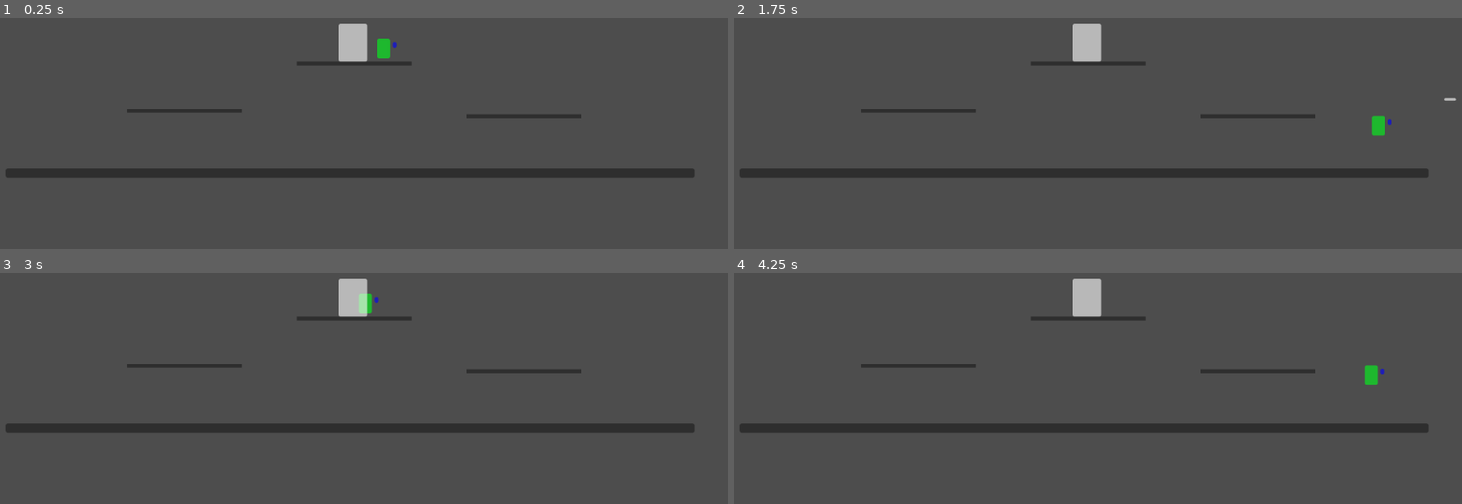
Above: before the commit, frames 1-4 (two rows, left to right).
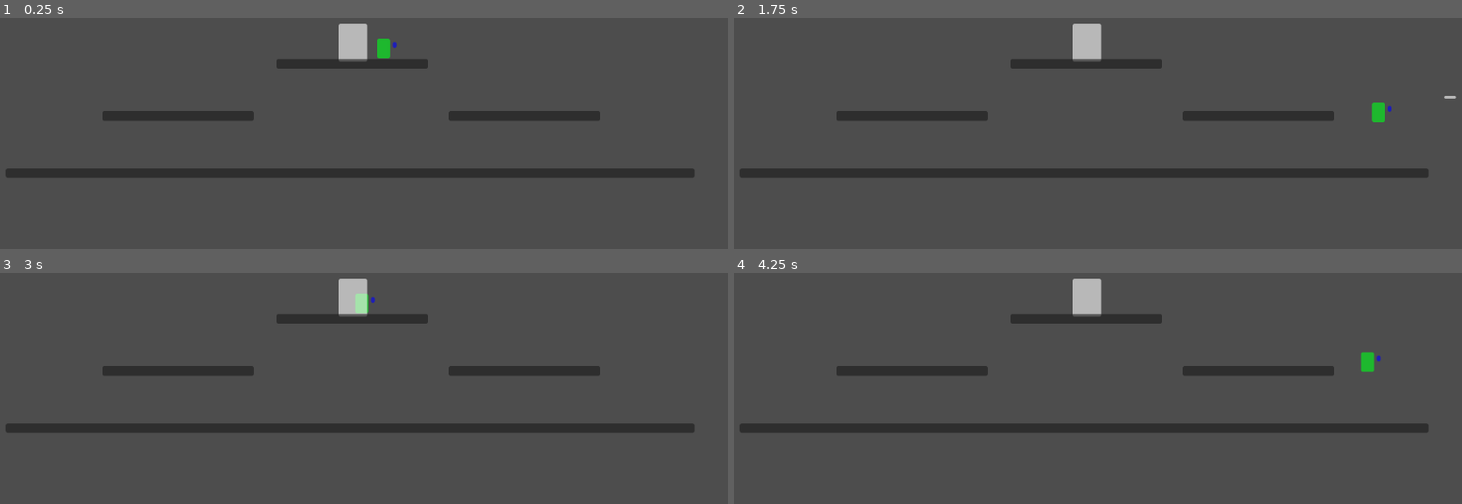
Above: after the commit, the same moments.

Repository: Wherritt/CaptainGameJam
Game: Godot game, scene res://Main.tscn
The game is run twice, just before and just after one commit, with the same random seed, the same clock (stepped at 60 frames per second) and the same inputs.
Inputs:
- Up to frame 1 (0.25 s): no input
- Up to frame 2 (1.75 s): tap Enter (ui_accept) at 0.5, 0.77, 1.52 s; hold Right (ui_right) from 0.53 s (still down)
- Up to frame 3 (3 s): release Right (ui_right) at 2.03 s; hold Left (ui_left) 2.03-2.78 s; hold Right (ui_right) from 2.78 s (still down)
- Up to frame 4 (4.25 s): keep holding Right (ui_right); tap Enter (ui_accept) at 3.02, 3.77 s

The runs differ from the first frame. In frame 1, 1.9% of the frame differs, in the area x 14-83%, y 17-45%; in frame 2, 2.2%; in frame 3, 2.0%; in frame 4, 2.2%, in the area x 14-90%, y 17-49%.

Commit message:
fixed one way plats. added fly enemy hit/fly-away. removed wear hat timer

Diff:
--- a/Enemy1/Enemy1Movement.gd
+++ b/Enemy1/Enemy1Movement.gd
@@ -24,10 +24,9 @@
 		health_hat
 	]
 
-	if randf() < 0.5:
-		var random_hat = randi() % hats.size()
-		hat_instance = hats[random_hat].instantiate()
-		$hat_point.add_child(hat_instance)
+	var random_hat = randi() % hats.size()
+	hat_instance = hats[random_hat].instantiate()
+	$hat_point.add_child(hat_instance)
 
 	call_deferred("check_spawn_position")
 
@@ -41,7 +40,7 @@
 func _process(delta):
 	#add gravity and move
 	if not is_on_floor():
-		position.y += 300 * delta
+		position.y += 250 * delta
 	#move enemy horizontally
 	elif is_on_floor():
 		position.x += direction * SPEED * delta
--- a/Enemy1/enemy_1.tscn
+++ b/Enemy1/enemy_1.tscn
@@ -46,6 +46,4 @@
 [node name="hat_point" type="Marker2D" parent="."]
 position = Vector2(0, -40)
 
-[connection signal="input_event" from="." to="." method="_on_input_event"]
-[connection signal="body_entered" from="DamageEmit" to="." method="_on_damage_emit_body_entered"]
 [connection signal="body_entered" from="DamageEmit" to="DamageEmit" method="_on_body_entered"]
--- a/Main.tscn
+++ b/Main.tscn
@@ -9,7 +9,10 @@
 [sub_resource type="WorldBoundaryShape2D" id="WorldBoundaryShape2D_0wgd2"]
 
 [sub_resource type="RectangleShape2D" id="RectangleShape2D_1w8v2"]
-size = Vector2(877, 28)
+size = Vector2(877, 10.6667)
+
+[sub_resource type="RectangleShape2D" id="RectangleShape2D_y4kki"]
+size = Vector2(232, 14)
 
 [node name="Main" type="Node2D"]
 position = Vector2(-2, 0)
@@ -44,53 +47,8 @@
 [node name="CollisionShape2D" type="CollisionShape2D" parent="KillZone"]
 shape = SubResource("WorldBoundaryShape2D_0wgd2")
 
-[node name="leftPlat" type="StaticBody2D" parent="."]
-position = Vector2(-360, -35)
-scale = Vector2(0.2, 0.5)
-
-[node name="CollisionShape2D" type="CollisionShape2D" parent="leftPlat"]
-position = Vector2(514, 215)
-shape = SubResource("RectangleShape2D_1w8v2")
-one_way_collision = true
-one_way_collision_margin = 3.0
-
-[node name="Panel" type="Panel" parent="leftPlat"]
-offset_left = 74.0
-offset_top = 210.0
-offset_right = 954.0
-offset_bottom = 221.0
-
-[node name="rightPlat" type="StaticBody2D" parent="."]
-unique_name_in_owner = true
-position = Vector2(160, -35)
-scale = Vector2(0.2, 0.5)
-
-[node name="CollisionShape2D" type="CollisionShape2D" parent="rightPlat"]
-position = Vector2(513.5, 232)
-shape = SubResource("RectangleShape2D_1w8v2")
-one_way_collision = true
-one_way_collision_margin = 3.0
-
-[node name="Panel" type="Panel" parent="rightPlat"]
-offset_left = 73.9999
-offset_top = 226.0
-offset_right = 954.0
-offset_bottom = 238.0
-
-[node name="depPlat" type="StaticBody2D" parent="."]
-position = Vector2(-100, -116)
-scale = Vector2(0.2, 0.5)
-
-[node name="CollisionShape2D" type="CollisionShape2D" parent="depPlat"]
-position = Vector2(514, 232)
-shape = SubResource("RectangleShape2D_1w8v2")
-one_way_collision = true
-
-[node name="Panel" type="Panel" parent="depPlat"]
-offset_left = 74.0
-offset_top = 226.0
-offset_right = 954.0
-offset_bottom = 238.0
+[node name="marker_point" parent="." instance=ExtResource("5_qy7yt")]
+position = Vector2(0, 120)
 
 [node name="mainFloor" type="StaticBody2D" parent="." groups=["MainFloor"]]
 position = Vector2(-620, -110)
@@ -107,7 +65,47 @@
 offset_bottom = 238.0
 metadata/_edit_use_anchors_ = true
 
-[node name="marker_point" parent="." instance=ExtResource("5_qy7yt")]
-position = Vector2(0, 120)
+[node name="right_plat" type="StaticBody2D" parent="."]
+position = Vector2(264, 80)
+collision_mask = 7
+
+[node name="CollisionShape2D" type="CollisionShape2D" parent="right_plat"]
+shape = SubResource("RectangleShape2D_y4kki")
+one_way_collision = true
+one_way_collision_margin = 5.0
+
+[node name="Panel" type="Panel" parent="right_plat"]
+offset_left = -116.0
+offset_top = -7.0
+offset_right = 116.0
+offset_bottom = 8.0
+
+[node name="left_plat" type="StaticBody2D" parent="."]
+position = Vector2(-267, 80)
+collision_mask = 7
+
+[node name="CollisionShape2D" type="CollisionShape2D" parent="left_plat"]
+shape = SubResource("RectangleShape2D_y4kki")
+one_way_collision = true
+one_way_collision_margin = 5.0
+
+[node name="Panel" type="Panel" parent="left_plat"]
+offset_left = -116.0
+offset_top = -7.0
+offset_right = 116.0
+offset_bottom = 8.0
+
+[node name="deposit_plat" type="StaticBody2D" parent="."]
+collision_mask = 7
+
+[node name="CollisionShape2D" type="CollisionShape2D" parent="deposit_plat"]
+shape = SubResource("RectangleShape2D_y4kki")
+one_way_collision = true
+
+[node name="Panel" type="Panel" parent="deposit_plat"]
+offset_left = -116.0
+offset_top = -7.0
+offset_right = 116.0
+offset_bottom = 8.0
 
 [connection signal="next_enemy_spawn_timer" from="deposit_point" to="portals" method="reduce_timer"]
--- a/project.godot
+++ b/project.godot
@@ -15,6 +15,10 @@
 config/features=PackedStringArray("4.2", "Mobile")
 config/icon="res://icon.svg"
 
+[autoload]
+
+FlyerSpeed="*res://scripts/flyer_speed.gd"
+
 [rendering]
 
 renderer/rendering_method="mobile"
--- a/scripts/bullet_hat.gd
+++ b/scripts/bullet_hat.gd
@@ -1,12 +1,7 @@
 extends Area2D
 
 var enemy_dropped_hat = false
-@onready var wear_timer = $wearable_time
 @onready var on_ground_timer = $on_ground_timer
-
-#How long the player can wear the hat
-func _on_wearable_timer_timeout():
-	queue_free()
 
 func _on_on_ground_timer_timeout():
 	queue_free()
@@ -25,5 +20,4 @@
 		get_parent().remove_child(self)
 		hat_point.add_child(self)
 		position = Vector2.ZERO
-		wear_timer.start()
 		on_ground_timer.stop()
--- a/scripts/bullet_hat.tscn
+++ b/scripts/bullet_hat.tscn
@@ -18,13 +18,8 @@
 offset_right = 16.0
 offset_bottom = 16.0
 
-[node name="wearable_time" type="Timer" parent="."]
-wait_time = 7.0
-one_shot = true
-
 [node name="on_ground_timer" type="Timer" parent="."]
 wait_time = 5.0
 
 [connection signal="body_entered" from="." to="." method="_on_body_entered"]
-[connection signal="timeout" from="wearable_time" to="." method="_on_wearable_timer_timeout"]
 [connection signal="timeout" from="on_ground_timer" to="." method="_on_on_ground_timer_timeout"]
--- a/scripts/flyer_hit.gd
+++ b/scripts/flyer_hit.gd
@@ -1,7 +1,9 @@
 extends Area2D
 
+signal player_hit
 const DAMAGE = 1
 
 func _on_body_entered(body):
 	if body.is_in_group("Player"):
 		body.take_damage(DAMAGE)
+		emit_signal("player_hit")
--- /dev/null
+++ b/scripts/flyer_speed.gd
@@ -0,0 +1,12 @@
+extends Node
+
+var flyer_speed = 120
+
+func _ready():
+	var deposit_station = get_tree().root.get_node("Main/deposit_point")
+	if deposit_station:
+		deposit_station.connect("speed_up_flyers", Callable(self, "_on_speed_up_flyers"))
+
+func _on_speed_up_flyers():
+	flyer_speed += 15
+	print("FLYER SPEED INCREASED: " + str(flyer_speed))
--- a/scripts/flying_enemy.gd
+++ b/scripts/flying_enemy.gd
@@ -1,27 +1,46 @@
 extends CharacterBody2D
 
+enum State {
+	MOVE_TO_PLAYER,
+	MOVE_AWAY
+}
+
 var player = null
-var speed = 125
+var speed
+var state = State.MOVE_TO_PLAYER
 const MAX_HEALTH = 2
 var current_health = MAX_HEALTH
+var hit_player
+var fly_away_timer = 0
+var fly_away_duration = 1
+var fly_velocity = Vector2()
+var HIT_PATH = [
+	Vector2(-1,-0.5).normalized(),
+	Vector2(1,-0.5).normalized()
+]
 
 func _ready():
 	player = get_tree().root.get_node("Main/Player")
-	var deposit_station = get_tree().root.get_node("Main/deposit_point")
-	if deposit_station:
-		deposit_station.connect("speed_up_flyers", Callable(self, "_on_speed_up_flyers"))
-	print(speed)
+	speed = FlyerSpeed.flyer_speed
 
 func _process(delta):
-	if player:
-		var direction = (player.position - position).normalized()
-		position += direction * speed * delta
+	match state:
+		State.MOVE_TO_PLAYER:
+			if player:
+				var direction = (player.position - position).normalized()
+				position += direction * speed * delta
+		State.MOVE_AWAY:
+			position += fly_velocity * speed * delta
+			fly_away_timer += delta
+			if fly_away_timer >= fly_away_duration:
+				state = State.MOVE_TO_PLAYER
+				fly_away_timer = 0
 
 func take_enemy_damage(bullet_damage):
 	current_health -= bullet_damage
 	if current_health <= 0:
 		queue_free()
 
-func _on_speed_up_flyers():
-	print("FLYER SPEED INCREASED")
-	speed += 25
+func _on_area_2d_player_hit():
+	fly_velocity = HIT_PATH[randi() % HIT_PATH.size()]
+	state = State.MOVE_AWAY
--- a/scripts/flying_enemy.tscn
+++ b/scripts/flying_enemy.tscn
@@ -1,13 +1,13 @@
-[gd_scene load_steps=5 format=3 uid="uid://ir2aitlvf2vv"]
+[gd_scene load_steps=5 format=3 uid="uid://bwlhm3b8osf60"]
 
 [ext_resource type="Script" path="res://scripts/flying_enemy.gd" id="1_ikxee"]
 [ext_resource type="Script" path="res://scripts/flyer_hit.gd" id="2_8mo85"]
 
 [sub_resource type="CircleShape2D" id="CircleShape2D_eajak"]
-radius = 16.0312
+radius = 21.9317
 
 [sub_resource type="CircleShape2D" id="CircleShape2D_w4qaw"]
-radius = 19.2354
+radius = 15.5563
 
 [node name="flying_enemy" type="CharacterBody2D" groups=["Enemy"]]
 rotation = 0.785398
@@ -33,3 +33,4 @@
 shape = SubResource("CircleShape2D_w4qaw")
 
 [connection signal="body_entered" from="Area2D" to="Area2D" method="_on_body_entered"]
+[connection signal="player_hit" from="Area2D" to="." method="_on_area_2d_player_hit"]
--- a/scripts/hat_1.gd
+++ b/scripts/hat_1.gd
@@ -1,12 +1,7 @@
 extends Area2D
 
 var enemy_dropped_hat = false
-@onready var wear_timer = $wearable_time
 @onready var on_ground_timer = $on_ground_timer
-
-#How long the player can wear the hat
-func _on_timer_timeout():
-	queue_free()
 
 func _on_on_ground_timer_timeout():
 	queue_free()
@@ -25,5 +20,4 @@
 		get_parent().remove_child(self)
 		hat_point.add_child(self)
 		position = Vector2.ZERO
-		wear_timer.start()
 		on_ground_timer.stop()
--- a/scripts/hat_1.tscn
+++ b/scripts/hat_1.tscn
@@ -18,13 +18,8 @@
 offset_right = 19.0
 offset_bottom = 19.0
 
-[node name="wearable_time" type="Timer" parent="."]
-wait_time = 7.0
-one_shot = true
-
 [node name="on_ground_timer" type="Timer" parent="."]
 wait_time = 5.0
 
 [connection signal="body_entered" from="." to="." method="_on_body_entered"]
-[connection signal="timeout" from="wearable_time" to="." method="_on_timer_timeout"]
 [connection signal="timeout" from="on_ground_timer" to="." method="_on_on_ground_timer_timeout"]
--- a/scripts/health_hat.gd
+++ b/scripts/health_hat.gd
@@ -1,15 +1,10 @@
 extends Area2D
 
 var enemy_dropped_hat = false
-@onready var wear_timer = $wearable_time
 @onready var on_ground_timer = $on_ground_timer
 @onready var health_timer = $health_timer
 var player = null
 const HEALTH_AMOUNT_PER_SEC = 1
-
-#How long the player can wear the hat
-func _on_wearable_time_timeout():
-	queue_free()
 
 func _on_on_ground_timer_timeout():
 	queue_free()
@@ -29,7 +24,6 @@
 		get_parent().remove_child(self)
 		hat_point.add_child(self)
 		position = Vector2.ZERO
-		wear_timer.start()
 		on_ground_timer.stop()
 
 func _on_health_timer_timeout():
--- a/scripts/health_hat.tscn
+++ b/scripts/health_hat.tscn
@@ -18,10 +18,6 @@
 offset_right = 21.0
 offset_bottom = 21.0
 
-[node name="wearable_time" type="Timer" parent="."]
-wait_time = 7.0
-one_shot = true
-
 [node name="on_ground_timer" type="Timer" parent="."]
 wait_time = 5.0
 
@@ -29,6 +25,5 @@
 autostart = true
 
 [connection signal="body_entered" from="." to="." method="_on_body_entered"]
-[connection signal="timeout" from="wearable_time" to="." method="_on_wearable_time_timeout"]
 [connection signal="timeout" from="on_ground_timer" to="." method="_on_on_ground_timer_timeout"]
 [connection signal="timeout" from="health_timer" to="." method="_on_health_timer_timeout"]
--- a/scripts/portal.gd
+++ b/scripts/portal.gd
@@ -20,6 +20,9 @@
 
 	enemys = [
 		enemy_one,
+		enemy_one,
+		enemy_one,
+		flying_enemy,
 		flying_enemy
 	]
 
Not shown: 1 places in Main.tscn that only renumber resources
